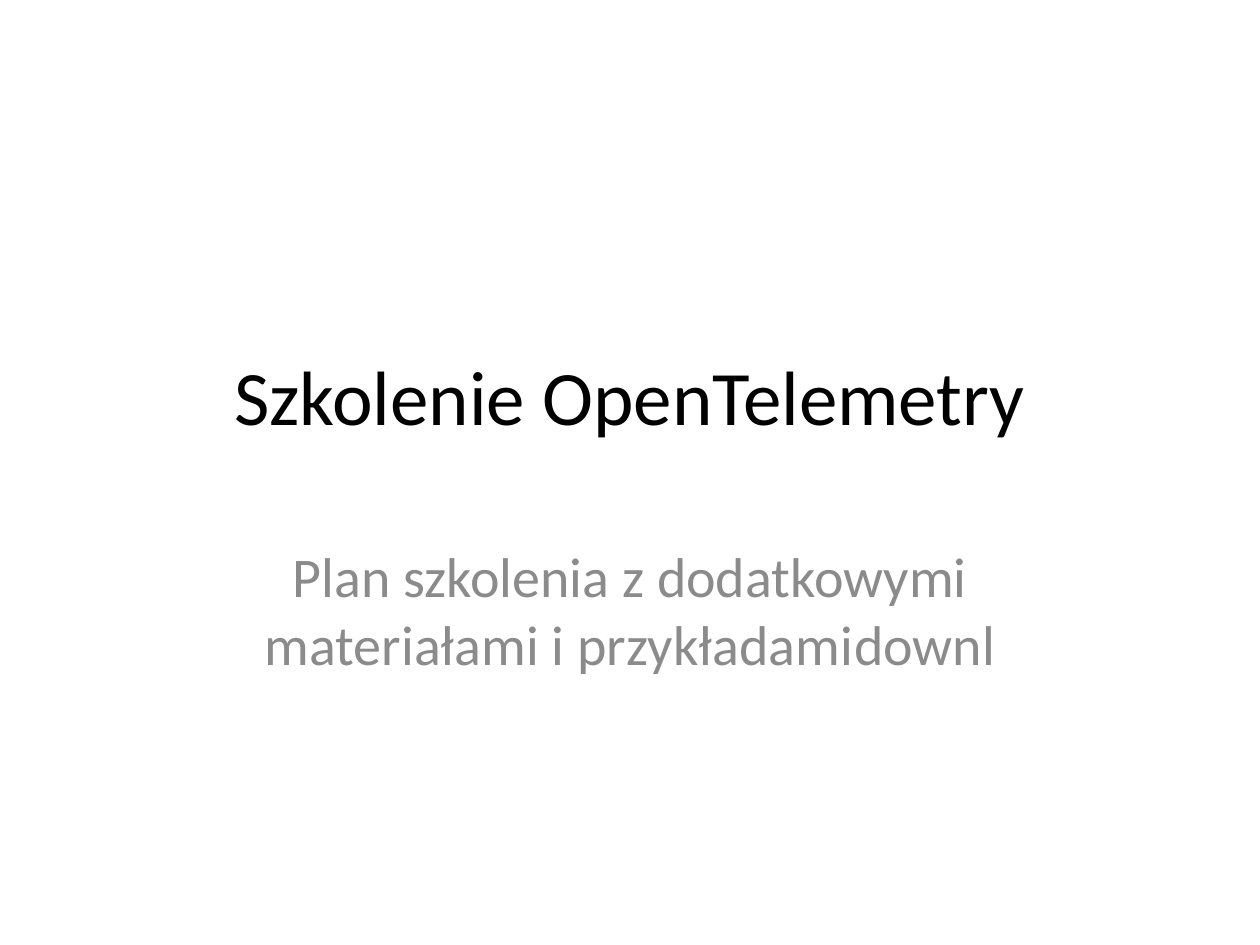
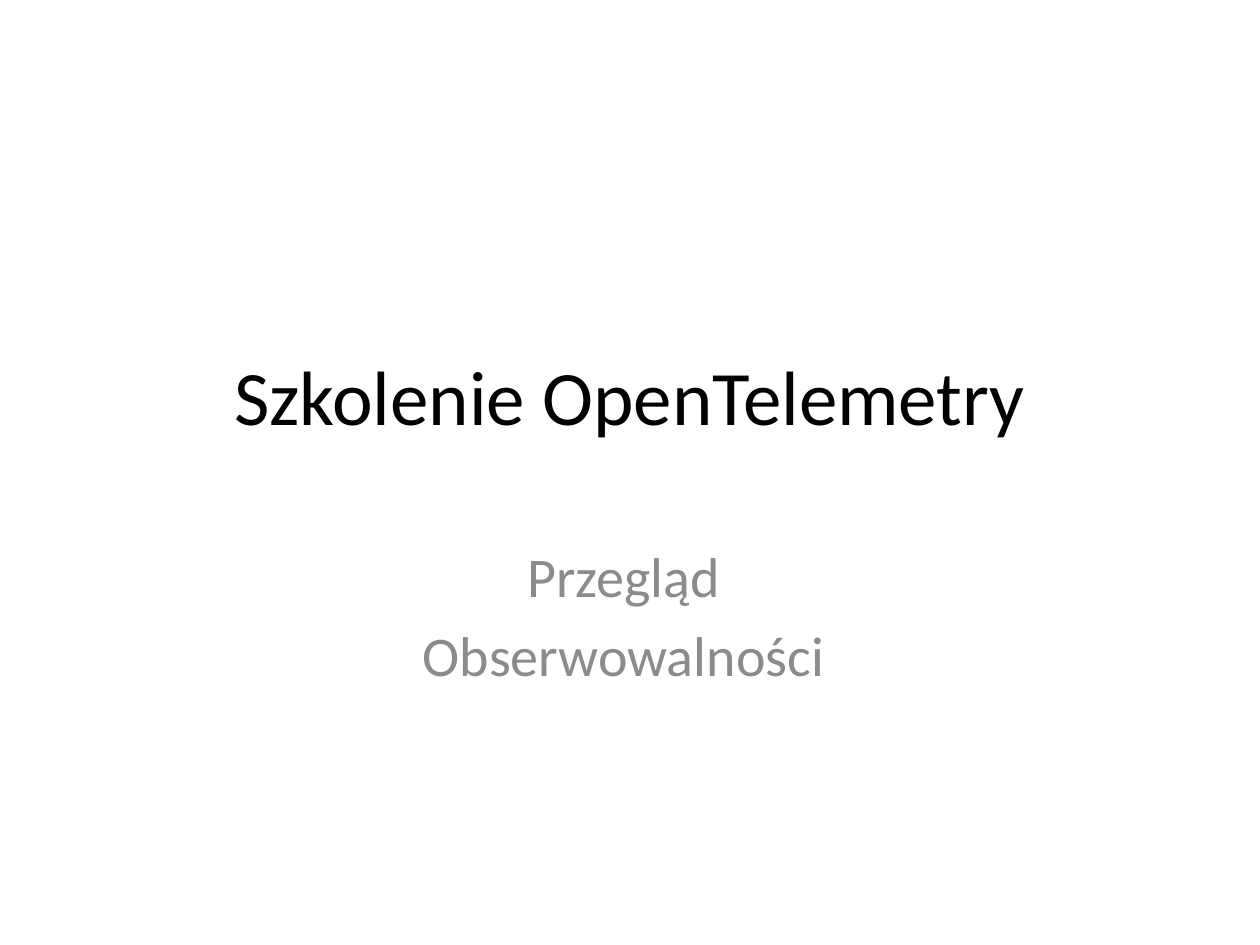
Before and after one commit to Kapsztajn/otel_training_python, a slide deck: slide 1 of otel teoria/Day 1 session 1.1 Przeglad Obserwowalnosci.pptx. Drawn at 1260x945 pixels with LibreOffice and Linux fonts; fonts in the diff are those of the drawing. Boxes give left, top, right and bottom in pixels: in the first picture for what was removed or moved away, otherwise in the second. Text is boxed around its words. In the diff, an @@ line names an element or a change of style, - is before the commit and + after.

```diff
--- a/otel teoria/Day 1 session 1.1 Przeglad Obserwowalnosci.pptx
+++ b/otel teoria/Day 1 session 1.1 Przeglad Obserwowalnosci.pptx
@@ subtitle at box(423, 558, 824, 677): text changed @@
-Plan szkolenia z dodatkowymi materiałami i przykładamidownl
+Przegląd
+Obserwowalności
```
Also in this commit, not shown: 6 other slides changed, 23 other files.
